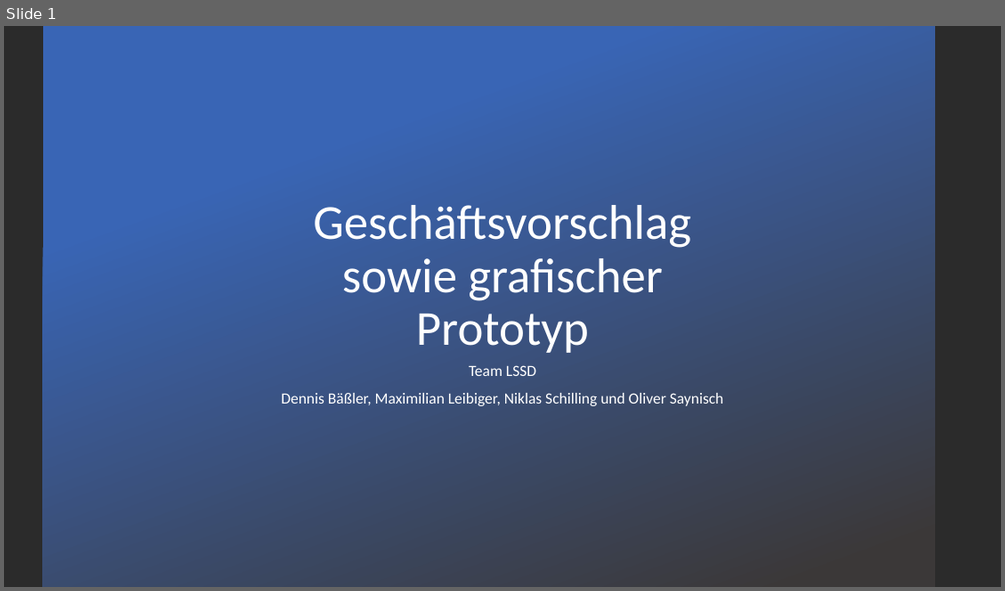
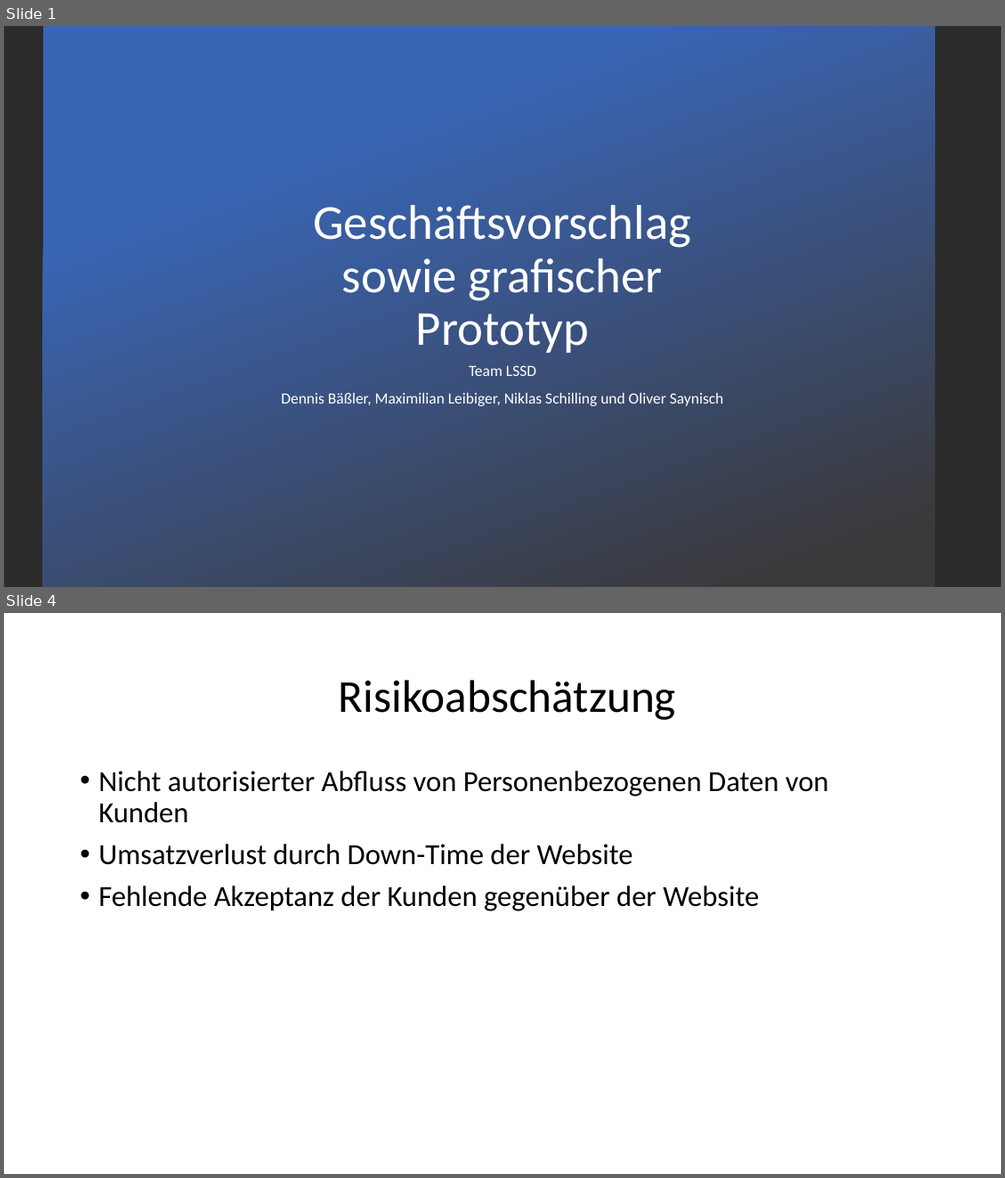
Before and after one commit to Sick0123/Pr_webAnw2, a slide deck: Geschäftsvorschlag sowie grafischer Prototyp.pptx. Shown one above the other, each under a label of ours: slide 1 before the commit, slides 1 and 4 after it; the slides between them are not shown. The pictures are 1005x591 and 1005x1178 pixels, drawn with LibreOffice and Linux fonts; fonts in the diff are those of the drawing; background and template pictures are left out; a plain dark background stands for a picture behind light text. Boxes give left, top, right and bottom in pixels: in the first picture for what was removed or moved away, otherwise in the second. Text is boxed around its words. In the diff, an @@ line names an element or a change of style, - is before the commit and + after.

```diff
--- a/Geschäftsvorschlag sowie grafischer Prototyp.pptx
+++ b/Geschäftsvorschlag sowie grafischer Prototyp.pptx
@@ slide 4 added at (x1=4, y1=613, x2=1001, y2=1174), background #FFFFFF @@
@@ title added at (x1=339, y1=680, x2=676, y2=720), 44 pt, text #000000 @@
+Risikoabschätzung
@@ text added at (x1=98, y1=771, x2=829, y2=911), 28 pt, text #000000 @@
+• Nicht autorisierter Abfluss von Personenbezogenen Daten von Kunden
+• Umsatzverlust durch Down-Time der Website
+• Fehlende Akzeptanz der Kunden gegenüber der Website
```
Also in this commit, not shown: 12 other slides added, 7 slides removed, 2 other files.
